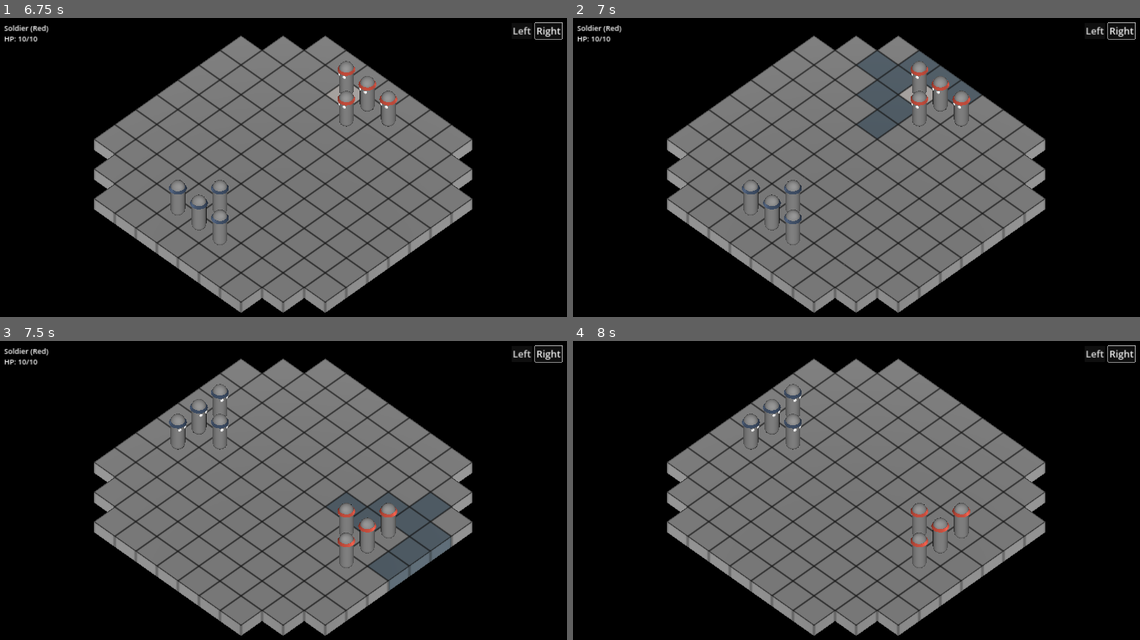
Above: before the commit, frames 1-4 (two rows, left to right).
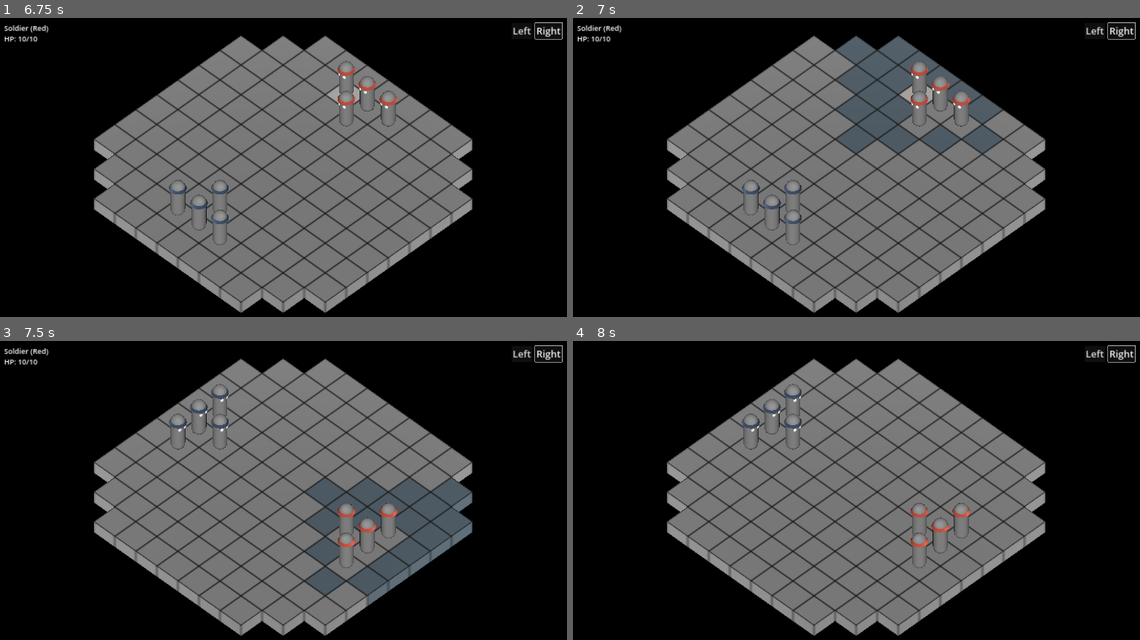
Above: after the commit, the same moments.

Repository: telmotrooper/meagre-tactics
Game: Godot game, scene res://main.tscn
Two runs of this game, one before a commit and one after it. Both use one fixed random seed, a clock stepped at 60 frames per second and the inputs below.
Inputs (mouse positions are in pixels of both pictures, inside the frame that each line leads up to):
- Up to frame 1 (6.75 s): click "Left" at 0.5 s; click "Right" at 1.25 s; click "Left" at 2 s; click "Right" at 2.75 s; click "Left" at 3.5 s; click "Right" at 4.25 s; tap Enter at 5, 6.5 s; move the mouse to (413, 158) at 5.02 s; click (413, 158) at 5.17 s; tap Space at 5.75 s; move the mouse to (164, 191) at 5.77 s; click (164, 191) at 5.92 s; move the mouse to (340, 101) at 6.52 s; click (340, 101) at 6.67 s
- Up to frame 2 (7 s): no input
- Up to frame 3 (7.5 s): tap Space at 7.25 s; move the mouse to (255, 562) at 7.27 s; click (255, 562) at 7.42 s
- Up to frame 4 (8 s): no input

Frame 1 is identical in both runs. In frame 2, 3.0% of the frame differs, in the area x 46-76%, y 6-46%; in frame 3, 3.3%, in the area x 53-84%, y 45-89%; in frame 4, nothing differs.

Commit message:
initial path blocking algorithm (#13)
* enemies block paths

* working on path algorithm

* added 'debug' tile material

* tiny adjustment

* advancing on path tracing algorithm

* minor clean up

* one extra check

* changed color of debug tile

* more work on path tracing algorithm

* cleaning up

* increase movement range of 'soldier'

Diff:
--- /dev/null
+++ b/tile/materials/debug_tile.tres
@@ -0,0 +1,6 @@
+[gd_resource type="StandardMaterial3D" load_steps=2 format=3 uid="uid://s7hxboosx8bs"]
+
+[ext_resource type="Texture2D" uid="uid://capwmf1xh3b0m" path="res://tile/textures/debug_tile.png" id="1_wyht5"]
+
+[resource]
+albedo_texture = ExtResource("1_wyht5")
--- a/tile/tile.gd
+++ b/tile/tile.gd
@@ -7,10 +7,12 @@
 @export var tile_material: Material
 @export var hover_tile_material: Material
 @export var walk_tile_material: Material
+@export var debug_tile_material: Material
 
 @onready var ray_casts = %RayCasts
 
 var state := State.REGULAR
+var reached_through_enemy_tile = null
 
 func set_state(new_state: State) -> void:
 	state = new_state
@@ -27,6 +29,17 @@
 
 func has_unit() -> bool:
 	return %UnitDetector.get_collider() != null
+
+func has_enemy_unit(tile) -> bool:
+	return tile.get_unit() and tile.get_unit().color != get_unit().color
+
+func has_walkable_neighbors() -> bool:
+	var neighboring_tiles = get_neighboring_tiles(self)
+	return neighboring_tiles.any(func(tile): return tile.state == State.WALKABLE and not tile.reached_through_enemy_tile)
+
+func is_neighbor(tile: Tile) -> bool:
+	var neighboring_tiles = get_neighboring_tiles(self)
+	return neighboring_tiles.any(func(neighboring_tile): return neighboring_tile == tile)
 
 func is_left_mouse_click(event: InputEvent) -> bool:
 	return event is InputEventMouseButton and event.button_index == MOUSE_BUTTON_LEFT and not event.pressed
@@ -53,17 +66,39 @@
 			if unit_type.movement_type == unit_type.MovementType.NEIGHBORING_TILES:
 				var tiles: Array[Tile] = [self]
 
-				for i in unit_type.movement_range:
+				var affected_tiles: Array[Tile] = []
+
+				for _i in unit_type.movement_range:
 					var neighboring_tiles: Array[Tile] = []
 
 					for tile in tiles:
-						neighboring_tiles.append_array(get_neighboring_tiles(tile))
+						var new_tiles := get_neighboring_tiles(tile)
+
+						for new_tile in new_tiles:
+							# "null" means not calculate, "true" means calculated once
+							if tile.reached_through_enemy_tile:
+								new_tile.reached_through_enemy_tile = true
+							elif not has_enemy_unit(new_tile) and (new_tile.reached_through_enemy_tile == null or new_tile.reached_through_enemy_tile == true):
+								new_tile.reached_through_enemy_tile = has_enemy_unit(tile)
+
+						neighboring_tiles.append_array(new_tiles)
 
 					for neighboring_tile in neighboring_tiles:
-						neighboring_tile.set_as_walkable()
+						if neighboring_tile != self and not affected_tiles.has(neighboring_tile): # Not ideal to iterate the array every time.
+							affected_tiles.append(neighboring_tile)
+							neighboring_tile.set_as_walkable()
 
 					# Update list of tiles for next iteration.
 					tiles = neighboring_tiles
+
+				for _i in range(2): # Iterate twice cleaning up "reached_through_enemy_tile".
+					for affected_tile in affected_tiles:
+						if affected_tile.reached_through_enemy_tile and affected_tile.has_walkable_neighbors():
+							affected_tile.reached_through_enemy_tile = false
+
+				for affected_tile in affected_tiles:
+					if affected_tile.reached_through_enemy_tile:
+						affected_tile.reset_state()
 
 		elif state == State.WALKABLE:
 			GameState.selected_unit.walk_to(self)
@@ -74,6 +109,7 @@
 			get_tree().call_group("tiles", "reset_state")
 
 func reset_state() -> void:
+	reached_through_enemy_tile = null
 	if state != State.HOVER:
 		set_state(State.REGULAR)
 
--- a/tile/tile.tscn
+++ b/tile/tile.tscn
@@ -1,9 +1,10 @@
-[gd_scene load_steps=7 format=3 uid="uid://cys55hkbt2xbd"]
+[gd_scene load_steps=8 format=3 uid="uid://cys55hkbt2xbd"]
 
 [ext_resource type="Material" uid="uid://n437lsr7w31f" path="res://tile/materials/tile.tres" id="1_58fmb"]
 [ext_resource type="Script" path="res://tile/tile.gd" id="2_hh2o7"]
 [ext_resource type="Material" uid="uid://cktqb8xgbsw53" path="res://tile/materials/hover_tile.tres" id="3_b22hl"]
 [ext_resource type="Material" uid="uid://cj0bs40tto217" path="res://tile/materials/walk_tile.tres" id="4_h4u47"]
+[ext_resource type="Material" uid="uid://s7hxboosx8bs" path="res://tile/materials/debug_tile.tres" id="5_3ei4b"]
 [ext_resource type="Script" path="res://tile/tile_area3d.gd" id="5_o0p71"]
 
 [sub_resource type="BoxShape3D" id="BoxShape3D_oybon"]
@@ -16,6 +17,7 @@
 tile_material = ExtResource("1_58fmb")
 hover_tile_material = ExtResource("3_b22hl")
 walk_tile_material = ExtResource("4_h4u47")
+debug_tile_material = ExtResource("5_3ei4b")
 
 [node name="Area3D" type="Area3D" parent="."]
 collision_layer = 2
--- a/unit/soldier.tres
+++ b/unit/soldier.tres
@@ -5,5 +5,6 @@
 [resource]
 script = ExtResource("1_yy7fs")
 unit_name = "Soldier"
+max_hp = 10
 movement_type = 0
-movement_range = 2
+movement_range = 3
Binary file added: tile/textures/debug_tile.png
Not shown, added: tile/textures/debug_tile.png.import
